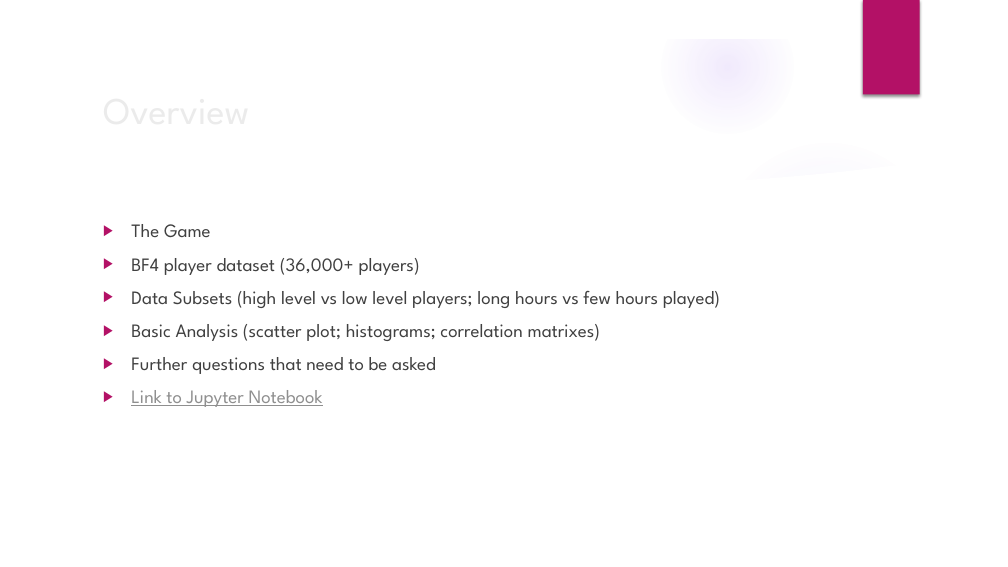
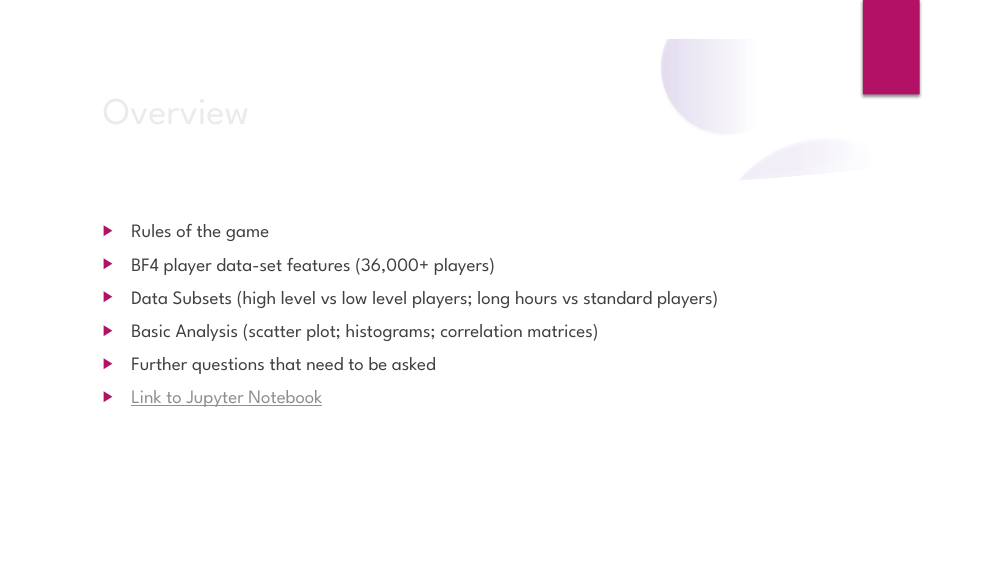
Before and after one commit to arclightspanner/Data_Science_Bootcamp_2019, a slide deck: slide 2 of Data Story Telling.pptx. Drawn at 1008x567 pixels with LibreOffice and Linux fonts; fonts in the diff are those of the drawing; background and template pictures are left out. Boxes give left, top, right and bottom in pixels: in the first picture for what was removed or moved away, otherwise in the second. Text is boxed around its words. In the diff, an @@ line names an element or a change of style, - is before the commit and + after.

```diff
--- a/Data Story Telling.pptx
+++ b/Data Story Telling.pptx
@@ shadow on in 4 elements at (0, 221, 346, 567), (0, 240, 195, 435), (712, 138, 944, 371), (662, 1, 794, 133) @@
@@ freeform shape at (38, 154, 970, 529): outline redrawn @@
@@ text at (131, 224, 718, 341): text changed @@
-▶ The Game
-▶ BF4 player dataset (36,000+ players)
-▶ Data Subsets (high level vs low level players; long hours vs few hours played)
-▶ Basic Analysis (scatter plot; histograms; correlation matrixes)
+▶ Rules of the game
+▶ BF4 player data-set features (36,000+ players)
+▶ Data Subsets (high level vs low level players; long hours vs standard players)
+▶ Basic Analysis (scatter plot; histograms; correlation matrices)
@@ text at (131, 357, 436, 407): indent changed @@
```
Also in this commit, not shown: 18 other slides changed.
